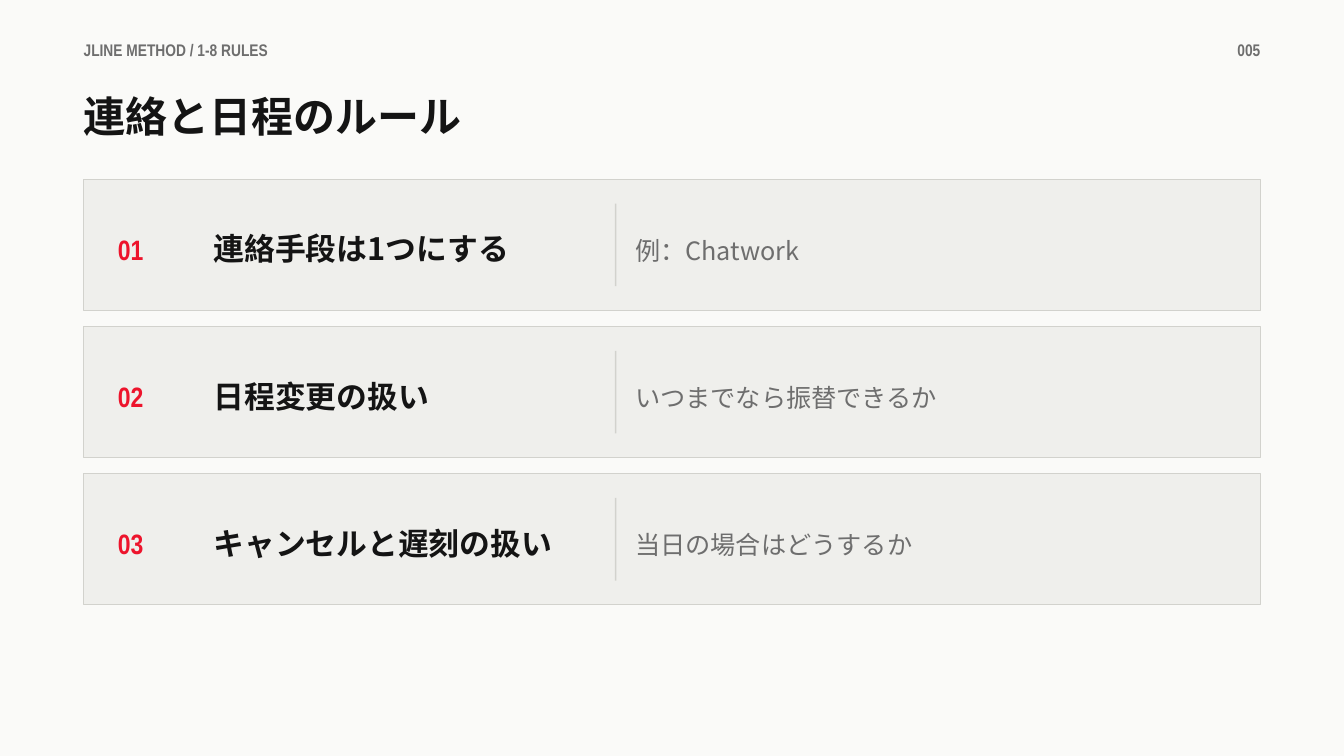
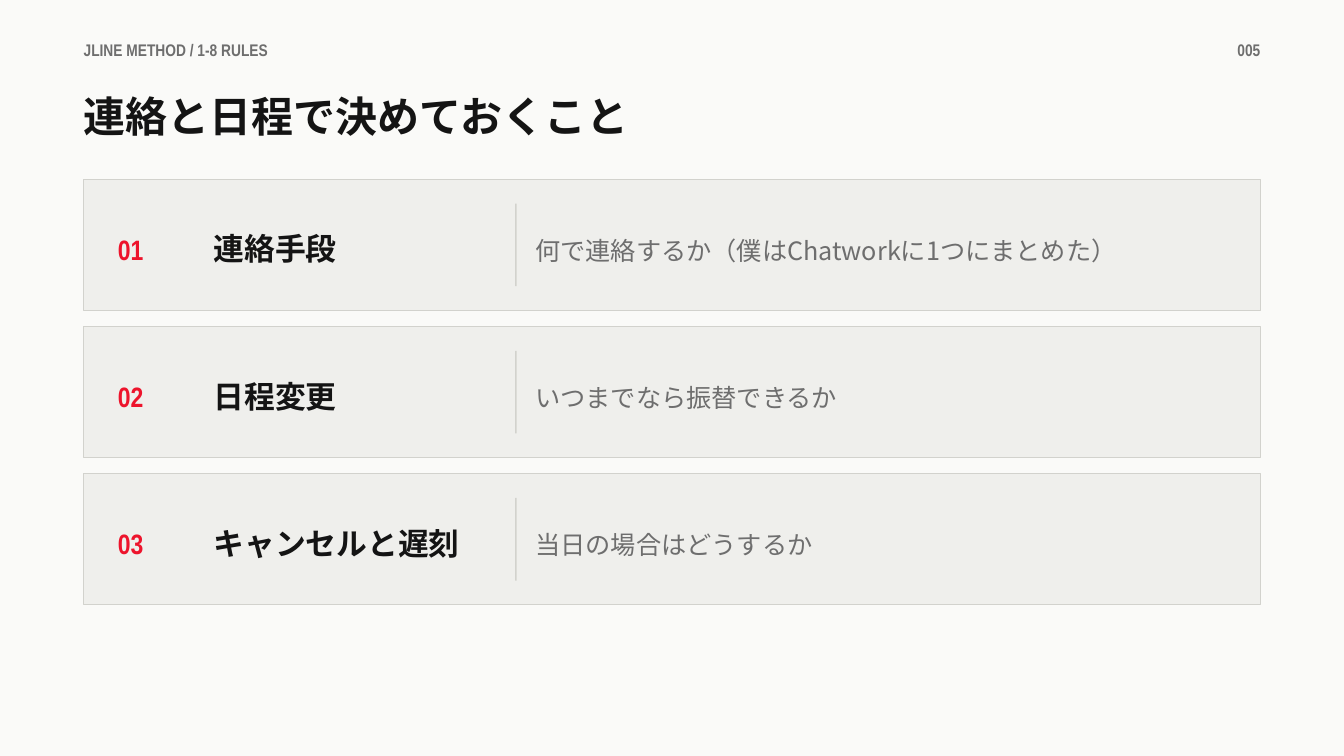
Before and after one commit to takafumisuzuki1117-sys/takafumi_suzuki, a slide deck: slide 5 of JLINEメソッド/教材/1章/1-8_先に決めておくこと.pptx. Drawn at 1344x756 pixels with LibreOffice and Linux fonts; fonts in the diff are those of the drawing. Boxes give left, top, right and bottom in pixels: in the first picture for what was removed or moved away, otherwise in the second. Text is boxed around its words. In the diff, an @@ line names an element or a change of style, - is before the commit and + after.

```diff
--- a/JLINEメソッド/教材/1章/1-8_先に決めておくこと.pptx
+++ b/JLINEメソッド/教材/1章/1-8_先に決めておくこと.pptx
@@ text at bbox=[84, 96, 629, 136]: text changed @@
-連絡と日程のルール
+連絡と日程で決めておくこと
@@ text at bbox=[214, 234, 337, 263]: text changed @@
-連絡手段は1つにする
+連絡手段
@@ text at bbox=[535, 238, 1116, 262]: text changed @@
-例：Chatwork
+何で連絡するか（僕はChatworkに1つにまとめた）
@@ text "いつまでなら振替できるか": place and size @@
-text "いつまでなら振替できるか" at bbox=[635, 386, 937, 409]
+text "いつまでなら振替できるか" at bbox=[535, 386, 837, 409]
@@ 3 rectangles: place and size @@
-3 rectangles at bbox=[615, 204, 616, 581]
+3 rectangles at bbox=[515, 204, 516, 581]
@@ text at bbox=[214, 382, 337, 411]: text changed @@
-日程変更の扱い
+日程変更
@@ text "当日の場合はどうするか": place and size @@
-text "当日の場合はどうするか" at bbox=[635, 533, 912, 556]
+text "当日の場合はどうするか" at bbox=[535, 533, 812, 556]
@@ text at bbox=[214, 529, 460, 558]: text changed @@
-キャンセルと遅刻の扱い
+キャンセルと遅刻
```
Also in this commit, not shown: 5 other slides changed, 27 other files.
